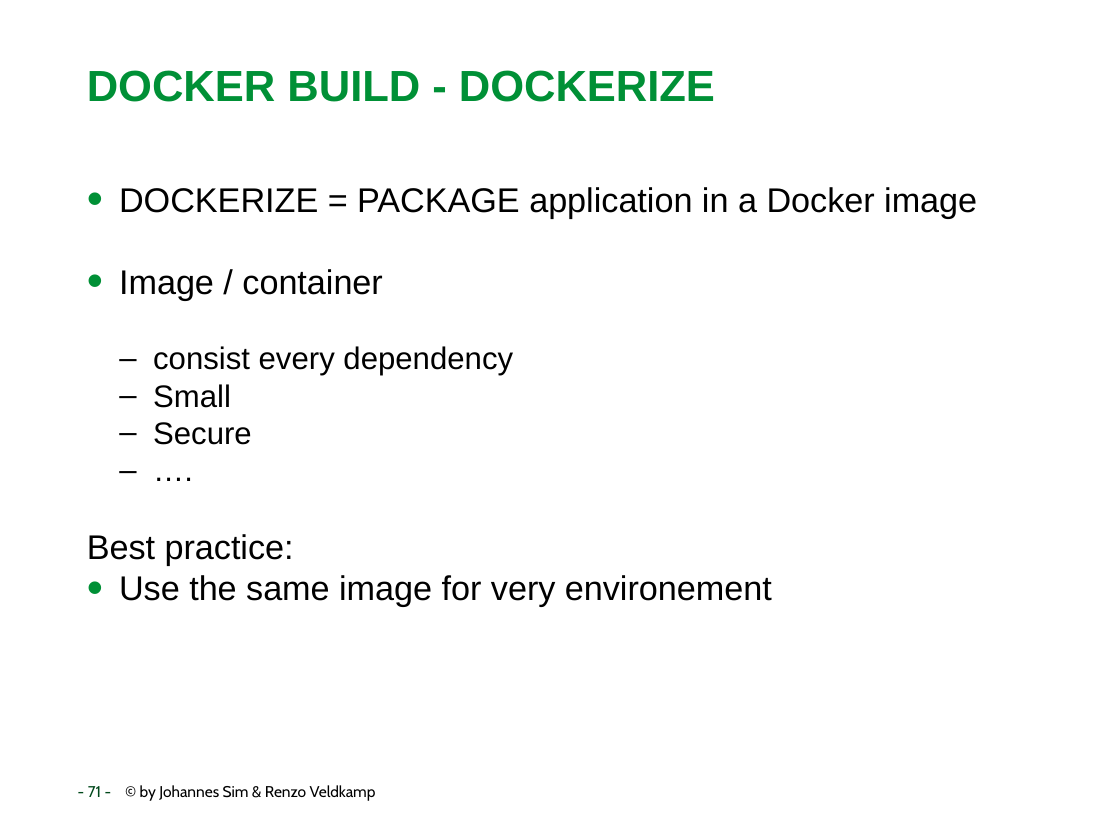
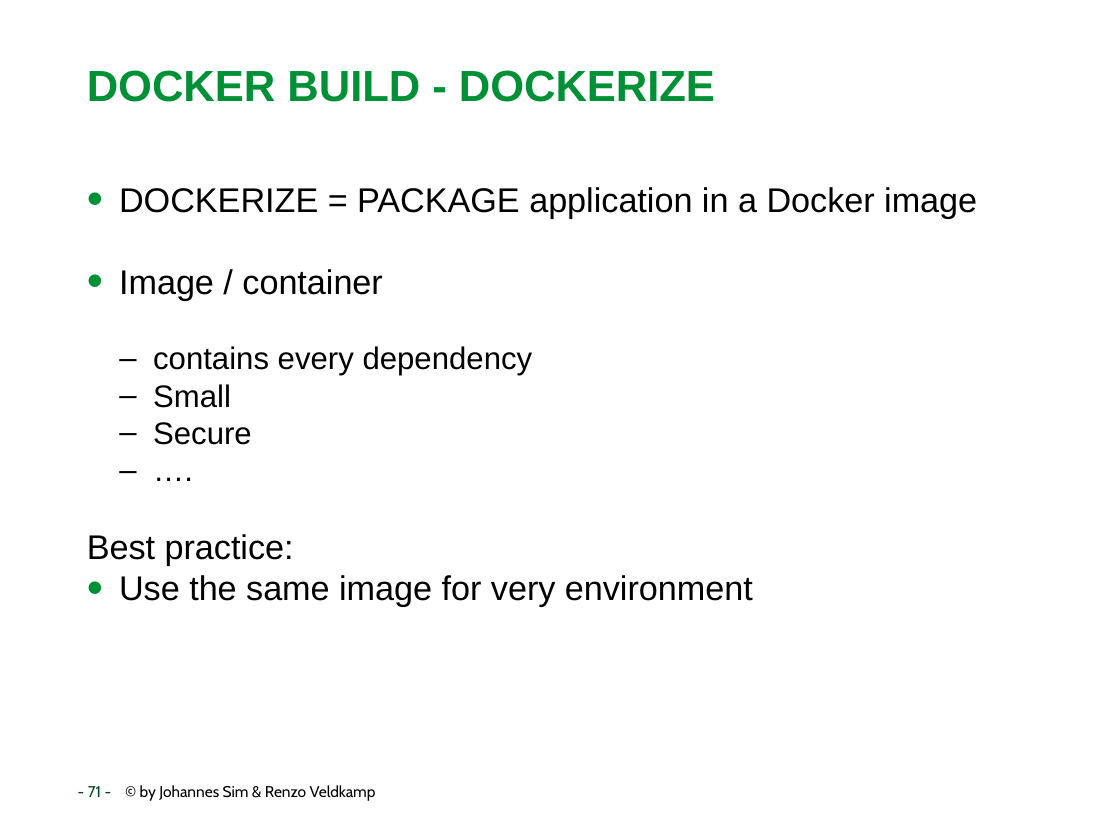
Before and after one commit to RenzoVeldkamp/MicroContainer, a slide deck: slide 71 of Presentatie/Docker101.pptx. Drawn at 1120x840 pixels with LibreOffice and Linux fonts; fonts in the diff are those of the drawing; background and template pictures are left out. Boxes give left, top, right and bottom in pixels: in the first picture for what was removed or moved away, otherwise in the second. Text is boxed around its words. In the diff, an @@ line names an element or a change of style, - is before the commit and + after.

Commit message:
Docker101 1.0

```diff
--- a/Presentatie/Docker101.pptx
+++ b/Presentatie/Docker101.pptx
@@ text at box(153, 346, 533, 376): text changed @@
-  – consist every dependency
+  – contains every dependency
@@ text at box(119, 575, 753, 607): text changed @@
-• Use the same image for very environement
+• Use the same image for very environment
```
Also in this commit, not shown: 30 other slides changed, 1 slide added, 10 slides removed.
